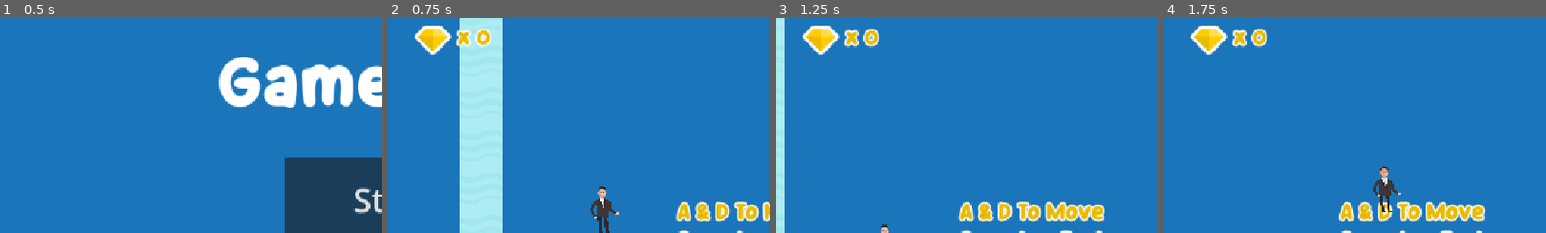
Above: before the commit, frames 1-4 (left to right).
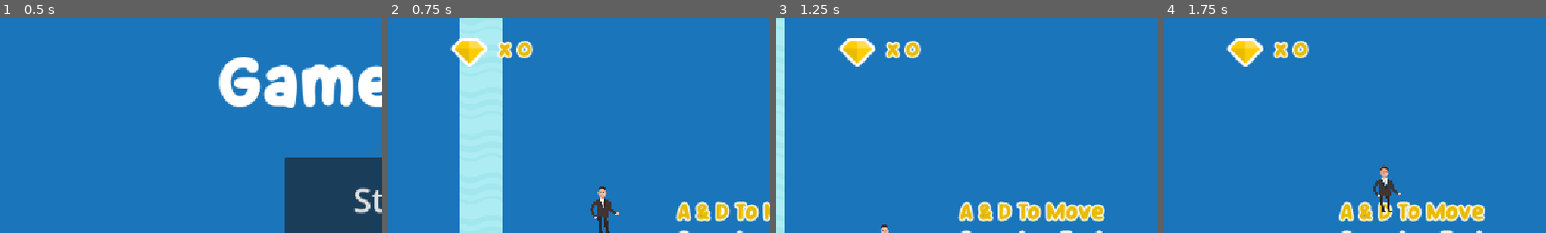
Above: after the commit, the same moments.

Repository: YanathornBoonlue/projectgame2d
Game: Godot game, scene res://menu.tscn
The game is run twice, just before and just after one commit, with the same random seed, the same clock (stepped at 60 frames per second) and the same inputs.
Inputs:
- Up to frame 1 (0.5 s): no input
- Up to frame 2 (0.75 s): click "Start" at 0.5 s
- Up to frame 3 (1.25 s): no input
- Up to frame 4 (1.75 s): hold D (Right) from 1.28 s (still down); tap Space (Jump) at 1.52 s
The pictures show only the part of the screen within x 0-50%, y 5-55%; the shares and areas given below are measured in that part.

Frame 1 is identical in both runs. In frame 2, 2.6% of the frame differs, in the area x 7-38%, y 3-23%; in frame 3, 2.7%; in frame 4, 2.7%.

Commit message:
second commit

Diff:
--- a/Scenes/Levels/Level_01.tscn
+++ b/Scenes/Levels/Level_01.tscn
@@ -230,20 +230,20 @@
 [node name="ScoreTexture" type="TextureRect" parent="UserInterface/GameUI/Score"]
 unique_name_in_owner = true
 layout_mode = 0
-offset_left = 16.0
-offset_top = 16.0
-offset_right = 116.0
-offset_bottom = 116.0
+offset_left = 71.0
+offset_top = 34.0
+offset_right = 171.0
+offset_bottom = 134.0
 texture = ExtResource("7_j7jun")
 stretch_mode = 4
 
 [node name="ScoreLabel" type="Label" parent="UserInterface/GameUI/Score"]
 unique_name_in_owner = true
 layout_mode = 0
-offset_left = 104.0
-offset_top = 42.0
-offset_right = 148.0
-offset_bottom = 84.0
+offset_left = 166.0
+offset_top = 60.0
+offset_right = 211.0
+offset_bottom = 102.0
 theme_override_colors/font_color = Color(0.910156, 0.730469, 0, 1)
 theme_override_colors/font_outline_color = Color(1, 1, 1, 1)
 theme_override_constants/outline_size = 10
